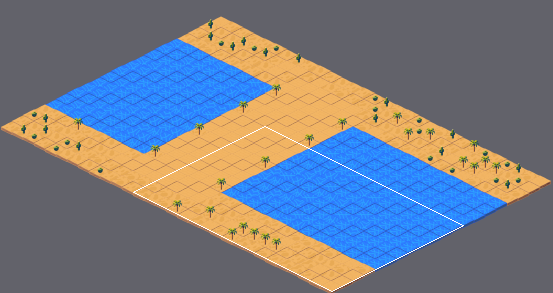
An edit to a level. Tiled map, Output/Assets/Maps/Map2.tmx. The first picture is a wide view before the edit; the outline marks the close-up.
Close-up. Before:
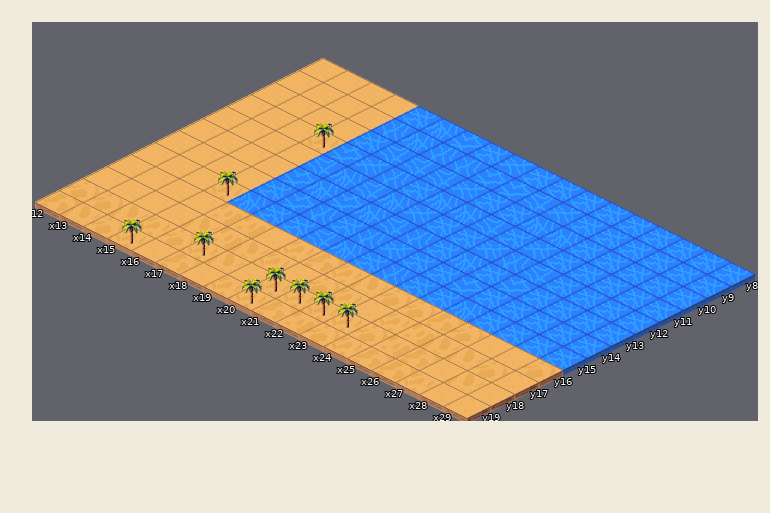
Cells are 128x64 px. Isometric: x runs down to the right, y down to the left. Shown: x 12..29, y 8..19. The commit also changed other parts of the map, which this record leaves out.
New version:
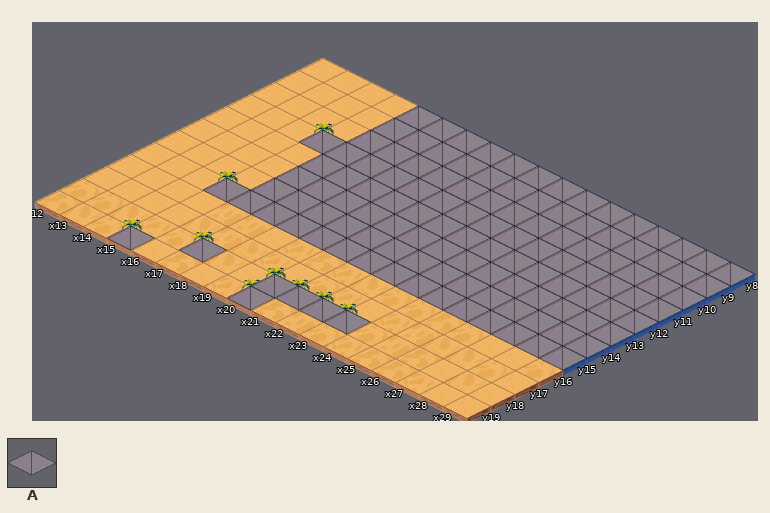
Key: from "128": A 0.
_ is an empty cell.
Tiles of an added or newly shown layer are drawn over the layers below it.
Commit: Navigation Layer
Edits made:
{"where": "layer \"Navigation\" (added)"}
{"y":8,"x":16,"old":"______________","new":"AAAAAAAAAAAAAA"}
{"y":9,"x":16,"old":"______________","new":"AAAAAAAAAAAAAA"}
{"y":10,"x":16,"old":"______________","new":"AAAAAAAAAAAAAA"}
{"y":11,"x":15,"old":"_______________","new":"AAAAAAAAAAAAAAA"}
{"y":12,"x":16,"old":"______________","new":"AAAAAAAAAAAAAA"}
{"y":13,"x":16,"old":"______________","new":"AAAAAAAAAAAAAA"}
{"y":14,"x":16,"old":"______________","new":"AAAAAAAAAAAAAA"}
{"y":15,"x":15,"old":"_______________","new":"AAAAAAAAAAAAAAA"}
{"y":18,"x":17,"old":"_","new":"A"}
{"y":18,"x":20,"old":"____","new":"AAAA"}
{"y":19,"x":15,"old":"_","new":"A"}
{"y":19,"x":20,"old":"_","new":"A"}
